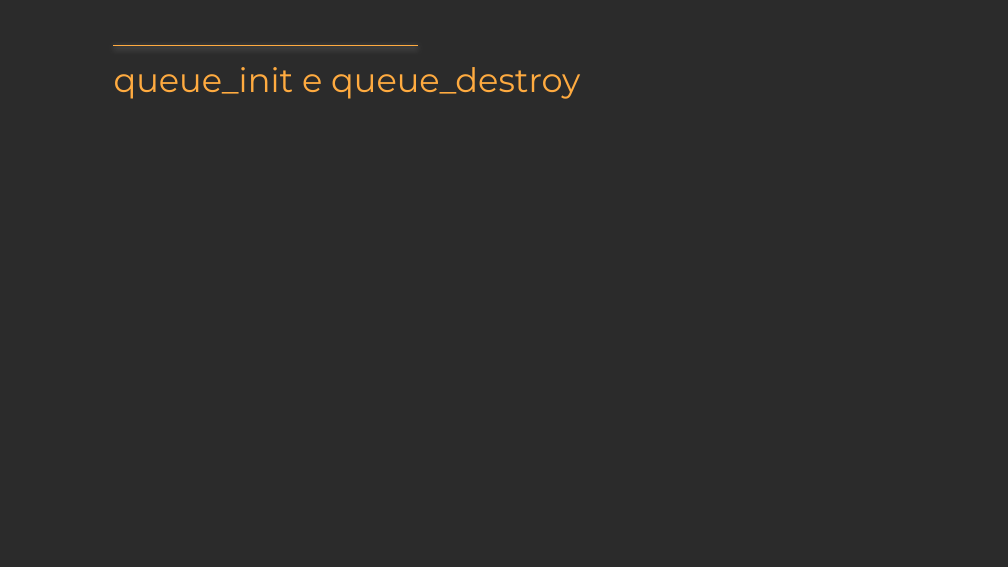
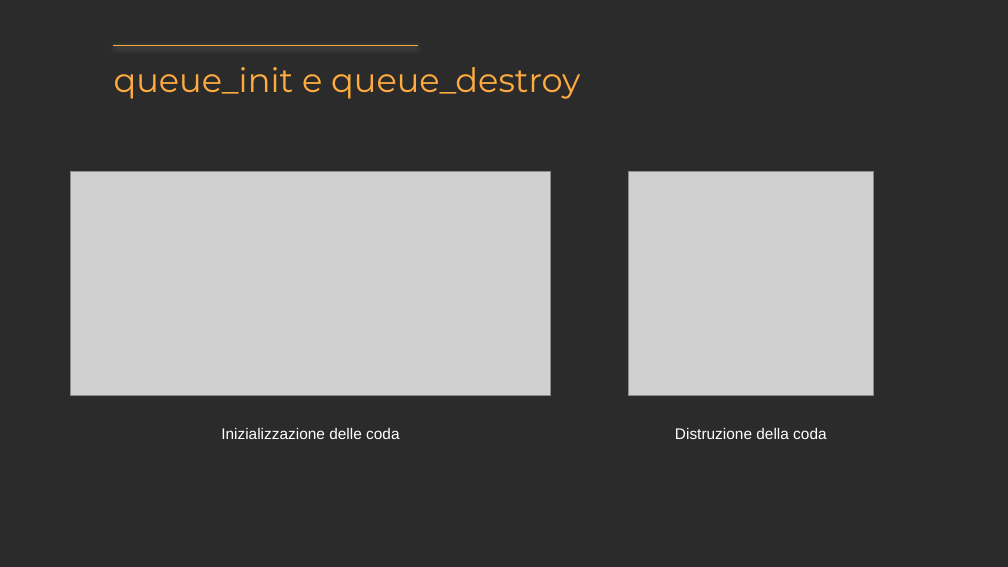
Before and after one commit to StJayy/RTESproject, a slide deck: slide 6 of presentation.pptx. Drawn at 1008x567 pixels with LibreOffice and Linux fonts; fonts in the diff are those of the drawing; grey boxes stand for pictures; background and template pictures are left out; a plain dark background stands for a picture behind light text. Boxes give left, top, right and bottom in pixels: in the first picture for what was removed or moved away, otherwise in the second. Text is boxed around its words. In the diff, an @@ line names an element or a change of style, - is before the commit and + after.

```diff
--- a/presentation.pptx
+++ b/presentation.pptx
@@ picture added at bbox=[71, 171, 550, 395] @@
@@ picture added at bbox=[628, 171, 873, 395] @@
@@ text added at bbox=[221, 428, 399, 439], 11 pt, text #FFFFFF @@
+Inizializzazione delle coda
@@ text added at bbox=[675, 428, 826, 439], 11 pt, text #FFFFFF @@
+Distruzione della coda
```
Also in this commit, not shown: 8 other slides changed, 4 slides added, 3 slides removed, 58 other files.
